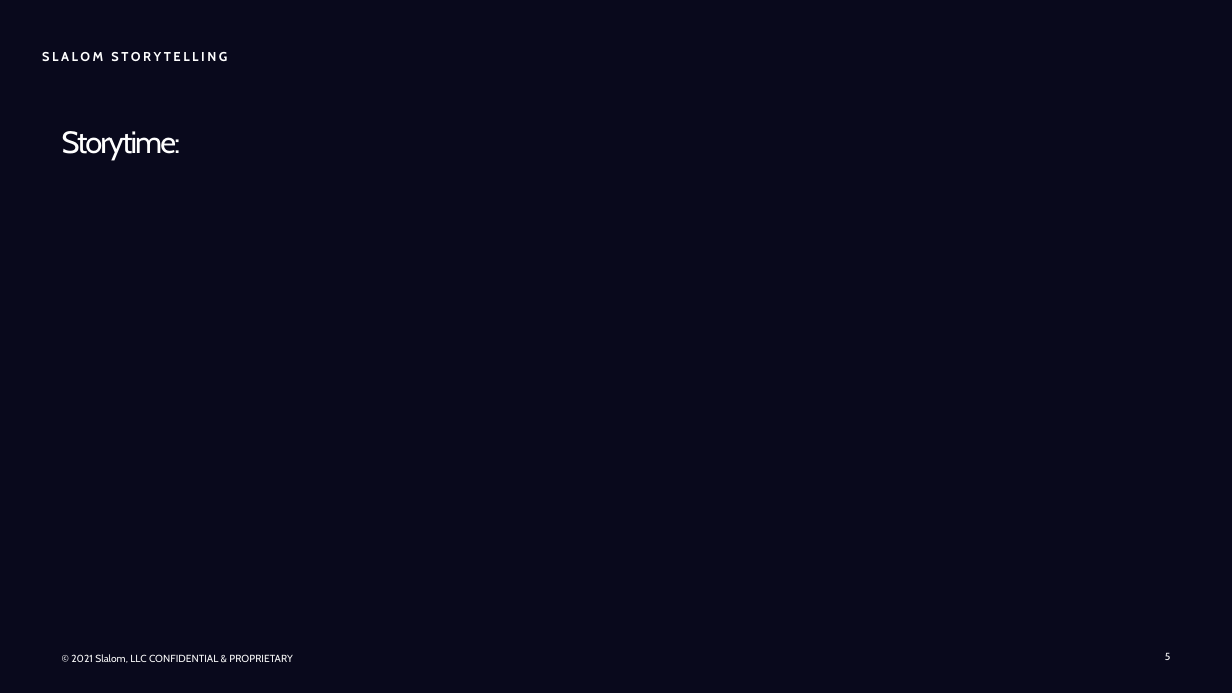
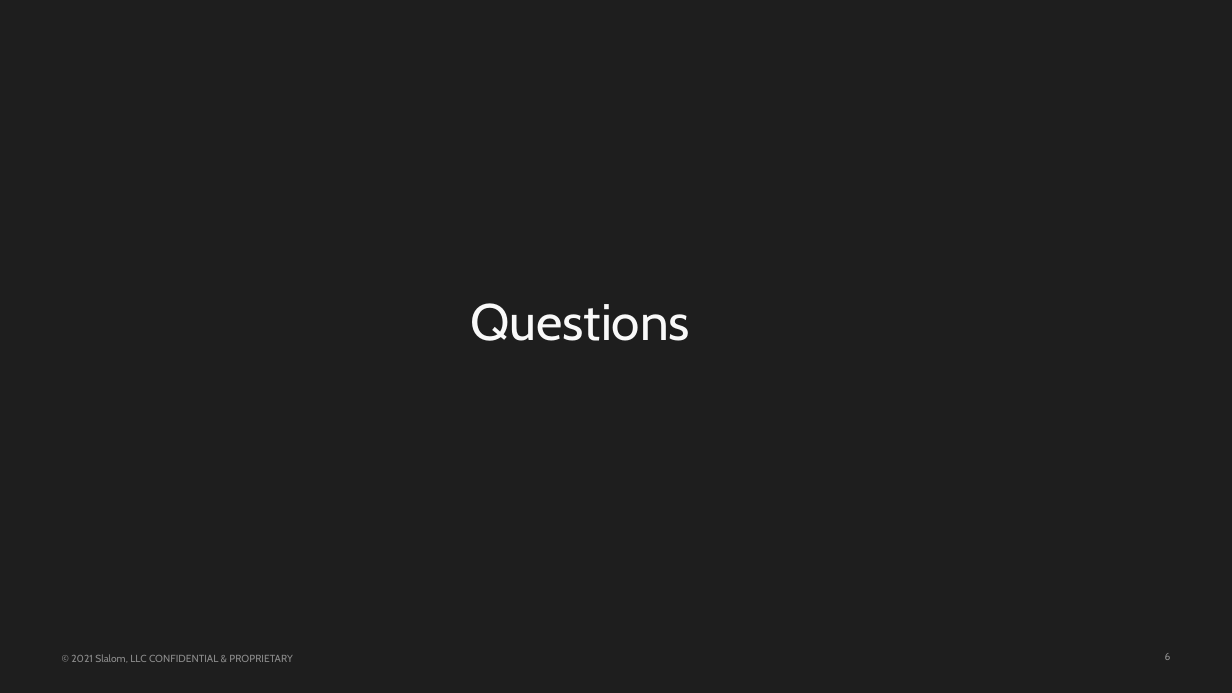
Before and after one commit to kangster7/cdond-c3-projectstarter, a slide deck: slide 6 of Presentation1.pptx (slide 5 before the commit). Drawn at 1232x693 pixels with LibreOffice and Linux fonts; fonts in the diff are those of the drawing; background and template pictures are left out. Boxes give left, top, right and bottom in pixels: in the first picture for what was removed or moved away, otherwise in the second. Text is boxed around its words. In the diff, an @@ line names an element or a change of style, - is before the commit and + after.

```diff
--- a/Presentation1.pptx
+++ b/Presentation1.pptx
@@ background #09091C to #1E1E1E @@
@@ text removed at box(42, 52, 227, 61) @@
-SLALOM STORYTELLING
@@ text removed at box(62, 131, 181, 159) @@
-Storytime:
@@ text added at box(470, 303, 690, 341), 40 pt, text #F9F9F9 @@
+Questions
@@ text "© 2021 Slalom, LLC CONFIDENTIAL ..." at box(71, 654, 293, 663): text colour #F9F9F9 to #8D8D8D @@
@@ page number at box(1165, 653, 1171, 660): text changed; text colour #F9F9F9 to #8D8D8D @@
-5
+6
```
Also in this commit, not shown: 1 other slide changed, 1 slide added, 5 slides removed, 2 other files.
